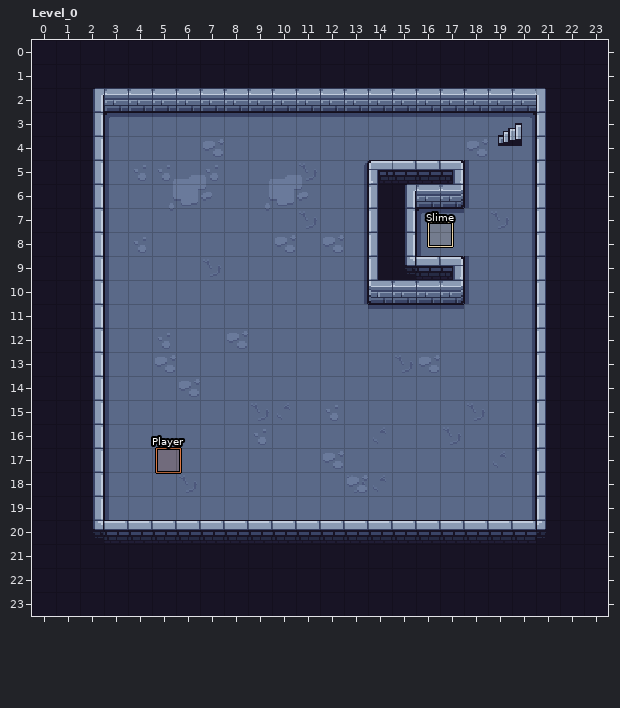
LDtk project, stored at assets/game.ldtk. Above, as it was before the edit.
Cells are 16x16 px. Shown: Level_0 x 0..23, y 0..23. The commit also changed other parts of the map, which this record leaves out.
After:
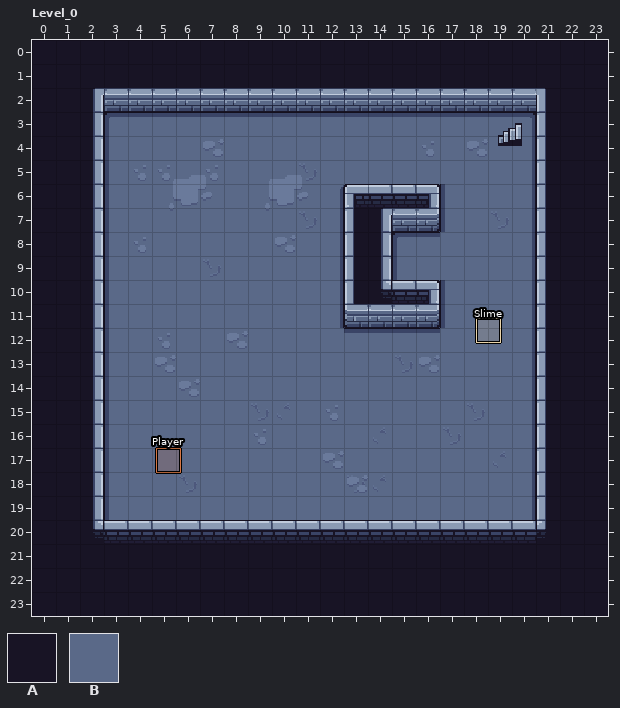
Key: from "Walls": A 1, B 2.
_ is an empty cell.
Objects are placed by their top-left corner, in cells (3,4 is the top-left corner of cell 3,4); size is 1x1 cell unless given.
The edit:
Layer "Walls":
Tile A now appears in row 6 at x 13; in row 7 at x 13 and 16; in rows 8 to 10 at x 13; in row 11 at x 13 to 16.
The author changed tile A to tile B in row 5 at x 14 to 17; in row 6 at x 17; in row 8 at x 15; in row 9 at x 15 to 17; in row 10 at x 17.
Tile B now appears in row 5 at x 13 and 18; in row 6 at x 12 and 18; in row 7 at x 12 and 17; in row 8 at x 12 and 16 to 17; in rows 9 to 10 at x 12 and 18; in row 11 at x 12 and 17 to 19.
Tile B now appears in row 12 at x 13 to 16 and 18 to 19.
Layer "Entities":
Object "Slime" rectangle at 16.5,7.6 becomes "Slime" rectangle at 18.5,11.6.
